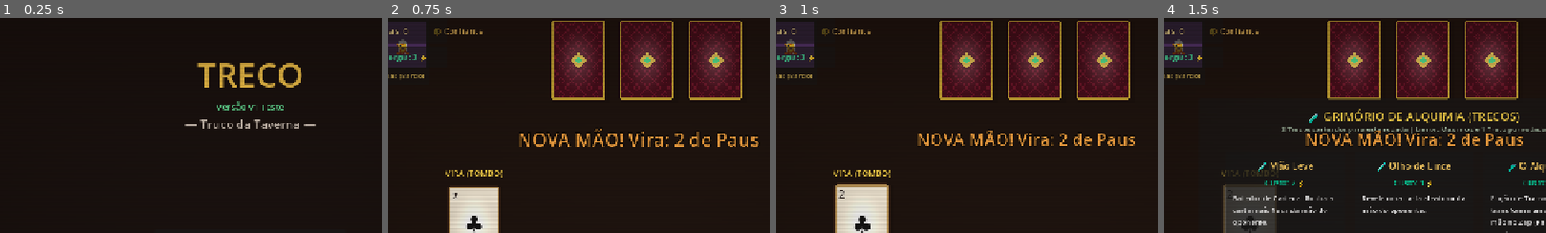
Above: before the commit, frames 1-4 (left to right).
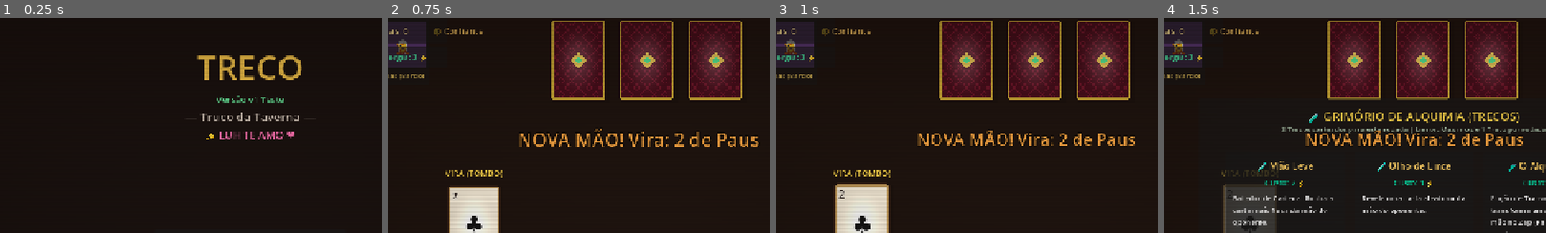
Above: after the commit, the same moments.

Repository: zakkw92/TRECO---THE---GAME
Game: Godot game, scene res://scenes/MainMenu.tscn
Two runs of this game, one before a commit and one after it. Both use one fixed random seed, a clock stepped at 60 frames per second and the inputs below.
Inputs:
- Up to frame 1 (0.25 s): no input
- Up to frame 2 (0.75 s): click "🍻 Entrar na Taverna (Jogar)" at 0.5 s
- Up to frame 3 (1 s): no input
- Up to frame 4 (1.5 s): click "🧪 Grimório (Trecos)" at 1.25 s
The pictures show only the part of the screen within x 17-67%, y 2-52%; the shares and areas given below are measured in that part.

The runs differ from the first frame. In frame 1, 3.8% of the frame differs, in the area x 48-83%, y 17-57%; in frame 2, nothing differs; in frame 3, nothing differs; in frame 4, nothing differs.

Commit message:
feat(ui): Adiciona homenagem especial 'LUH TE AMO' na tela inicial

Diff:
--- a/scenes/MainMenu.tscn
+++ b/scenes/MainMenu.tscn
@@ -59,6 +59,13 @@
 theme_override_colors/font_color = Color(0.8, 0.75, 0.7, 1)
 theme_override_font_sizes/font_size = 20
 text = "— Truco da Taverna —"
+horizontal_alignment = 1
+
+[node name="LoveMessage" type="Label" parent="TitleContainer"]
+layout_mode = 2
+theme_override_colors/font_color = Color(1, 0.45, 0.7, 1)
+theme_override_font_sizes/font_size = 18
+text = "✨ LUH TE AMO ❤️"
 horizontal_alignment = 1
 
 [node name="MenuContainer" type="VBoxContainer" parent="."]
